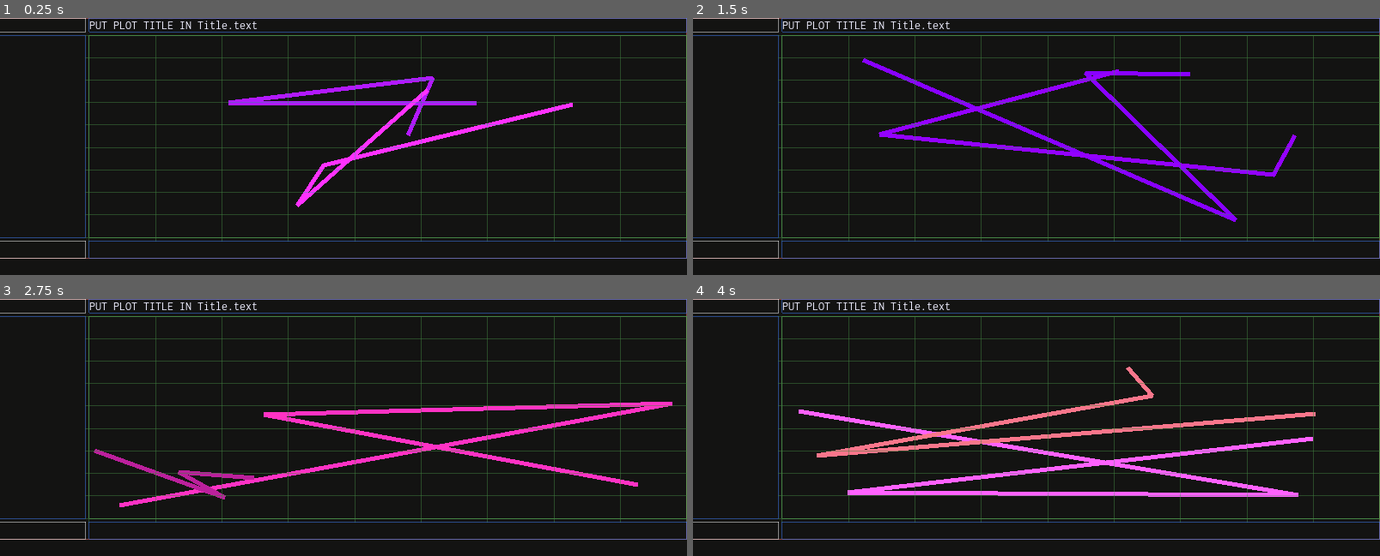
Above: before the commit, frames 1-4 (two rows, left to right).
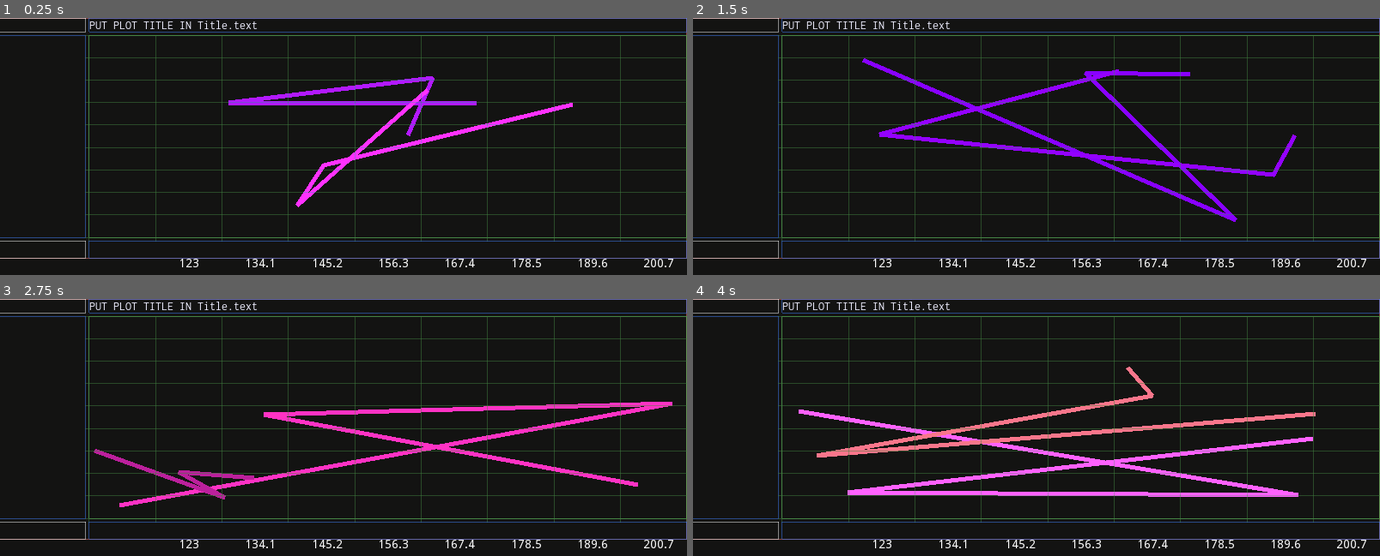
Above: after the commit, the same moments.

Repository: sustainablelab/draw-line
Game: Godot game, scene res://src/Main.tscn
The game is run twice, just before and just after one commit, with the same random seed, the same clock (stepped at 60 frames per second) and the same inputs.
Inputs (mouse positions are in pixels of both pictures, inside the frame that each line leads up to):
- Up to frame 1 (0.25 s): no input
- Up to frame 2 (1.5 s): tap Enter at 0.5 s; move the mouse to (1187, 133) at 0.52 s; move the mouse to (899, 159) at 1.27 s
- Up to frame 3 (2.75 s): move the mouse to (412, 370) at 2.02 s
- Up to frame 4 (4 s): move the mouse to (1002, 478) at 2.77 s; move the mouse to (1242, 466) at 3.52 s

The runs differ from the first frame. In frame 1, 0.5% of the frame differs, in the area x 26-98%, y 93-97%; in frame 2, 0.5%; in frame 3, 0.5%; in frame 4, 0.5%.

Commit message:
Sort of have x-tick labels working

Diff:
--- a/project.godot
+++ b/project.godot
@@ -8,9 +8,20 @@
 
 config_version=4
 
-_global_script_classes=[  ]
+_global_script_classes=[ {
+"base": "Reference",
+"class": "Axes",
+"language": "GDScript",
+"path": "res://src/Axes.gd"
+}, {
+"base": "Reference",
+"class": "Axis",
+"language": "GDScript",
+"path": "res://src/Axis.gd"
+} ]
 _global_script_class_icons={
-
+"Axes": "",
+"Axis": ""
 }
 
 [application]
--- /dev/null
+++ b/src/Axes.gd
@@ -0,0 +1,44 @@
+class_name Axes
+##
+## \brief Define axes as an xy axis with some panning offset.
+## \param x: The X-Axis
+## \param y: The Y-Axis
+## \param pan_offset: Use this to translate the rectangle defined
+## by the x and y axis. Coordinate (`x[0]`,`y[0]`) define the axes
+## origin. Use the `pan_offset` to change this origin without
+## changing the directed_length of either axis.
+##
+## Usage:
+##
+## Create with new().
+##
+## ```
+## var axes := Axes.new()
+## ```
+##
+## Do not free.
+## This is a Reference (handled by Godot's reference counter).
+##
+## Assignment references the same memory.
+## Make copies with copy_from():
+##
+## ```
+## var destAxes := Axes.new(Axis.new(), Axis.new(), pan_offset)
+## destAxes.copy_from(srcAxes)
+## ```
+##
+var x : Axis
+var y : Axis
+var pan_offset : Vector2
+
+func _init(xAxis : Axis, yAxis : Axis, panOffset : Vector2) -> void:
+	x = xAxis
+	y = yAxis
+	pan_offset = panOffset
+
+func copy_from(axes : Axes) -> void:
+	# Use Axis.copy_from to copy the x axis and y axis
+	x.copy_from(axes.x)
+	y.copy_from(axes.y)
+	# Vector2 is a built-in type, so assignment acts as a copy
+	pan_offset = axes.pan_offset
--- /dev/null
+++ b/src/Axis.gd
@@ -0,0 +1,34 @@
+class_name Axis
+##
+## \brief Define an axis by its first value and its directed length.
+##
+## \param first: The value at the axis origin.
+## \param directed_length: The length of the axis. Length cannot
+## be zero. Positive length means last > first. Negative length
+## means first > last.
+##
+## Usage:
+##
+## Create with new().
+##
+## ```
+## var axis := Axis.new()
+## ```
+##
+## Do not free.
+## This is a Reference (handled by Godot's reference counter).
+##
+## Assignment references the same memory.
+## Make copies with copy_from():
+##
+## ```
+## var destAxis := Axis.new()
+## destAxis.copy_from(srcAxis)
+## ```
+##
+var first : float
+var directed_length : float
+
+func copy_from(axis : Axis) -> void:
+	first = axis.first
+	directed_length = axis.directed_length
--- a/src/HudLeft.gd
+++ b/src/HudLeft.gd
@@ -8,10 +8,10 @@
 var UpLeft_area:  String
 var Title_area:   String
 var Title:        String
-var Y1Axis_bound: String
+var Y1Axis_area: String
 var Data_area:    String
 var Origin_bound: String
-var XAxis_bound:  String
+var XAxis_area:  String
 var KeyPress:     String
 var HudLeft:      String
 var HudRight:     String
--- a/src/Main.gd
+++ b/src/Main.gd
@@ -28,8 +28,11 @@
 ## Add lines (Line2D nodes) as children of `_art` Nodes to
 ## simplify memory management. Free `_art` to free all Line2D
 ## artwork.
-onready var global_data_art := Node2D.new() # Parent node to hold all data Line2D nodes
-onready var global_grid_art := Node2D.new() # Parent node to hold all grid Line2D nodes
+var global_data_art := Node2D.new() # Parent node to hold all data Line2D nodes
+var global_grid_art := Node2D.new() # Parent node to hold all grid Line2D nodes
+var global_pan_offset := Vector2(0,0) # Plot panning in Axis coordinates
+var n_xticks := 10 # TEMP
+var n_yticks := 10 # TEMP
 
 # ---< Scene Tree >---
 onready var App:          VBoxContainer   = get_node("App")
@@ -41,10 +44,12 @@
 onready var Title_area:   MarginContainer = get_node("App/Plot_area/PlotParts/Title_area")
 onready var Title:        Label           = get_node("App/Plot_area/PlotParts/Title_area/Title")
 onready var Title_bound:  ReferenceRect   = get_node("App/Plot_area/PlotParts/Title_area/Title_bound")
-onready var Y1Axis_bound: ReferenceRect   = get_node("App/Plot_area/PlotParts/Y1Axis_bound")
+onready var Y1Axis_area:  MarginContainer = get_node("App/Plot_area/PlotParts/Y1Axis_area")
+onready var Y1Axis_bound: ReferenceRect   = get_node("App/Plot_area/PlotParts/Y1Axis_area/Y1Axis_bound")
 onready var Data_area:    MarginContainer = get_node("App/Plot_area/PlotParts/Data_area")
 onready var Data_bound:   ReferenceRect   = get_node("App/Plot_area/PlotParts/Data_area/Data_bound")
-onready var XAxis_bound:  ReferenceRect   = get_node("App/Plot_area/PlotParts/XAxis_bound")
+onready var XAxis_area:   MarginContainer = get_node("App/Plot_area/PlotParts/XAxis_area")
+onready var XAxis_bound:  ReferenceRect   = get_node("App/Plot_area/PlotParts/XAxis_area/XAxis_bound")
 onready var Origin_bound: ReferenceRect   = get_node("App/Plot_area/PlotParts/Origin_bound")
 onready var KeyPress:     Label           = get_node("App/KeyPress")
 
@@ -155,22 +160,23 @@
 	Title_bound.editor_only = false
 	Title_bound.border_color = Color8(0x40, 0x80, 0xFF, 0x80)
 
-	## Use Y1Axis_bound to visualize space for the Y1 axis
-	Y1Axis_bound.rect_min_size = Vector2(100,0)
+	## Use Y1Axis_area to set width Y1-axis
+	Y1Axis_area.rect_min_size = Vector2(100,0)
+	## Use Y1Axis_bound to visualize space for the Y1-axis
 	Y1Axis_bound.editor_only = false
 	Y1Axis_bound.border_color = Color8(0x40, 0x80, 0xFF, 0x80)
 
-	# Use XAxis_bound to block off space for the X axis
-	XAxis_bound.rect_min_size = Vector2(0,20)
+	# Use XAxis_area to block off space for the X axis
+	XAxis_area.rect_min_size = Vector2(0,20)
+	XAxis_area.size_flags_horizontal = SIZE_EXPAND_FILL
 	# Use XAxis_bound to visualize space for the X axis
 	XAxis_bound.editor_only = false
 	XAxis_bound.border_color = Color8(0x40, 0x80, 0xFF, 0x80)
-	XAxis_bound.size_flags_horizontal = SIZE_EXPAND_FILL
 
 	# Use Origin_bound to block off dead space under the Y1Axis
 	Origin_bound.rect_min_size = Vector2(
-		Y1Axis_bound.rect_min_size.x,
-		XAxis_bound.rect_min_size.y
+		Y1Axis_area.rect_min_size.x,
+		XAxis_area.rect_min_size.y
 		)
 	# Use Origin_bound to visualize the dead space under the Y1Axis
 	Origin_bound.editor_only = false
@@ -178,7 +184,7 @@
 
 	# Use UpLeft_area to block off dead space above the Y1Axis
 	UpLeft_area.rect_min_size = Vector2(
-		Y1Axis_bound.rect_min_size.x,
+		Y1Axis_area.rect_min_size.x,
 		Title_area.rect_size.y
 		)
 	# Use UpLeft_bound to visualize the dead space above the Y1Axis.
@@ -220,8 +226,20 @@
 	Data_area.add_child(global_data_art)
 	Data_area.add_child(global_grid_art)
 
+	## Make the axes.
+	var xAxis := Axis.new()
+	var yAxis := Axis.new()
+	var axes := Axes.new(xAxis, yAxis, global_pan_offset)
+	# TEMP -- shall come from data
+	axes.x.first = 123
+	axes.x.directed_length = 100
+	axes.y.first = 456
+	axes.y.directed_length = 400
+
 	## Make the grid line artwork.
 	make_grid_lines()
+	## Make the tick label artwork.
+	make_grid_labels(axes)
 
 	## Make the data and the data line artwork.
 	make_data_lines()
@@ -313,13 +331,55 @@
 # ------------------
 
 ##
+## \brief Label the grid lines
+##
+## \param axes: The axes for the current "view" of the data.
+##
+func make_grid_labels(axes : Axes) -> void:
+	var x_labels : Array = []
+	var y_labels : Array = []
+	# x_labels all have the same TOP coordinate
+	var xlabel_top : float = XAxis_area.rect_position.y
+	# y_labels all have the same LEFT coordinate
+	var ylabel_left : float = Y1Axis_area.rect_position.x
+	var axis_size := Vector2( # TEMP
+		Data_area.rect_size.x,
+		Data_area.rect_size.y
+		)
+	# tick step (axis value step-size between ticks)
+	var xtick_step : float = axes.x.directed_length/(n_xticks-1)
+	var xtick_pitch : float = axis_size.x/(n_xticks-1)
+	var ytick_step : float = axes.y.directed_length/(n_yticks-1)
+	var ytick_pitch : float = axis_size.y/(n_yticks-1)
+	# Make X labels
+	for i in range(n_xticks):
+		# Make a new label
+		x_labels.append(Label.new())
+		global_grid_art.add_child(x_labels[i])
+		# Center-align x labels
+		x_labels[i].align = Label.ALIGN_CENTER
+		# Calculate the value to show in the label
+		var xA : float = axes.x.first + i*xtick_step
+		# Show ints as ints, show floats with one decimal place
+		if xA - int(xA) == 0:
+			x_labels[i].text = String(xA).pad_decimals(0)
+		else:
+			x_labels[i].text = String(xA).pad_decimals(1)
+		# Position the label based on its width
+		var label_w : float = x_labels[i].rect_size.x
+		var xlabel_left : float = XAxis_area.rect_position.x - label_w/2 + i*xtick_pitch
+		x_labels[i].rect_position = Vector2(xlabel_left, xlabel_top)
+	# for i in range(n_yticks):
+	# 	y_labels.append(Label.new())
+	# 	y_labels[i].align = Label.ALIGN_RIGHT
+
+
+##
 ## \brief Make the grid line artwork
 ##
 func make_grid_lines() -> void:
 	var x_divisions : Array = []
 	var y_divisions : Array = []
-	var n_xticks := 10 # TEMP
-	var n_yticks := 10 # TEMP
 	# Name top-left corner of data area (xO,yO)
 	var xO : float = 0 # Data_area.rect_position.x
 	var yO : float = 0 # Data_area.rect_position.y
@@ -410,10 +470,10 @@
 	HudLeft.UpLeft_area = myu.report_size_and_position(UpLeft_area)
 	HudLeft.Title_area = myu.report_size_and_position(Title_area)
 	HudLeft.Title = myu.report_size_and_position(Title)
-	HudLeft.Y1Axis_bound = myu.report_size_and_position(Y1Axis_bound)
+	HudLeft.Y1Axis_area = myu.report_size_and_position(Y1Axis_area)
 	HudLeft.Data_area = myu.report_size_and_position(Data_area)
 	HudLeft.Origin_bound = myu.report_size_and_position(Origin_bound)
-	HudLeft.XAxis_bound  = myu.report_size_and_position(XAxis_bound)
+	HudLeft.XAxis_area  = myu.report_size_and_position(XAxis_area)
 	HudLeft.KeyPress = myu.report_size_and_position(KeyPress)
 	HudLeft.HudLeft = myu.report_size_and_position(HudLeft)
 	HudLeft.HudRight = myu.report_size_and_position(HudRight)
@@ -426,10 +486,10 @@
 {UpLeft_area}
 {Title_area}
 {Title}
-{Y1Axis_bound}
+{Y1Axis_area}
 {Data_area}
 {Origin_bound}
-{XAxis_bound}
+{XAxis_area}
 {KeyPress}
 {HudLeft}
 {HudRight}""".format({
@@ -440,10 +500,10 @@
 		"UpLeft_area":HudLeft.UpLeft_area,
 		"Title_area":HudLeft.Title_area,
 		"Title":HudLeft.Title,
-		"Y1Axis_bound":HudLeft.Y1Axis_bound,
+		"Y1Axis_area":HudLeft.Y1Axis_area,
 		"Data_area":HudLeft.Data_area,
 		"Origin_bound":HudLeft.Origin_bound,
-		"XAxis_bound":HudLeft.XAxis_bound,
+		"XAxis_area":HudLeft.XAxis_area,
 		"KeyPress":HudLeft.KeyPress,
 		"HudLeft":HudLeft.HudLeft,
 		"HudRight":HudLeft.HudRight
--- a/src/Main.tscn
+++ b/src/Main.tscn
@@ -44,9 +44,11 @@
 [node name="Title_bound" type="ReferenceRect" parent="App/Plot_area/PlotParts/Title_area"]
 margin_bottom = 16.0
 
-[node name="Y1Axis_bound" type="ReferenceRect" parent="App/Plot_area/PlotParts"]
+[node name="Y1Axis_area" type="MarginContainer" parent="App/Plot_area/PlotParts"]
 margin_top = 24.0
 margin_bottom = 24.0
+
+[node name="Y1Axis_bound" type="ReferenceRect" parent="App/Plot_area/PlotParts/Y1Axis_area"]
 
 [node name="Data_area" type="MarginContainer" parent="App/Plot_area/PlotParts"]
 margin_top = 28.0
@@ -58,9 +60,11 @@
 margin_top = 32.0
 margin_bottom = 32.0
 
-[node name="XAxis_bound" type="ReferenceRect" parent="App/Plot_area/PlotParts"]
+[node name="XAxis_area" type="MarginContainer" parent="App/Plot_area/PlotParts"]
 margin_top = 36.0
 margin_bottom = 36.0
+
+[node name="XAxis_bound" type="ReferenceRect" parent="App/Plot_area/PlotParts/XAxis_area"]
 
 [node name="KeyPress" parent="App" instance=ExtResource( 2 )]
 margin_top = 40.0
